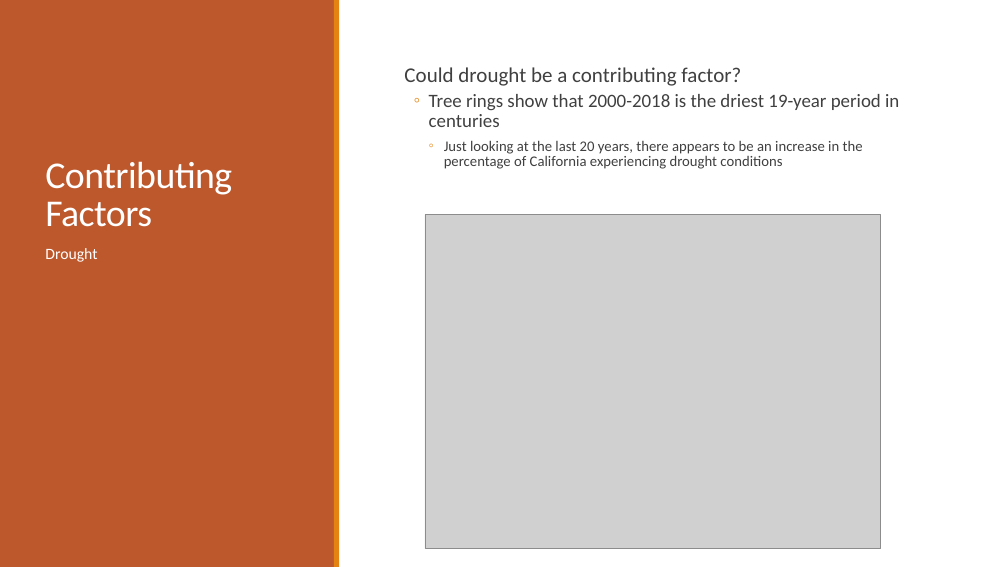
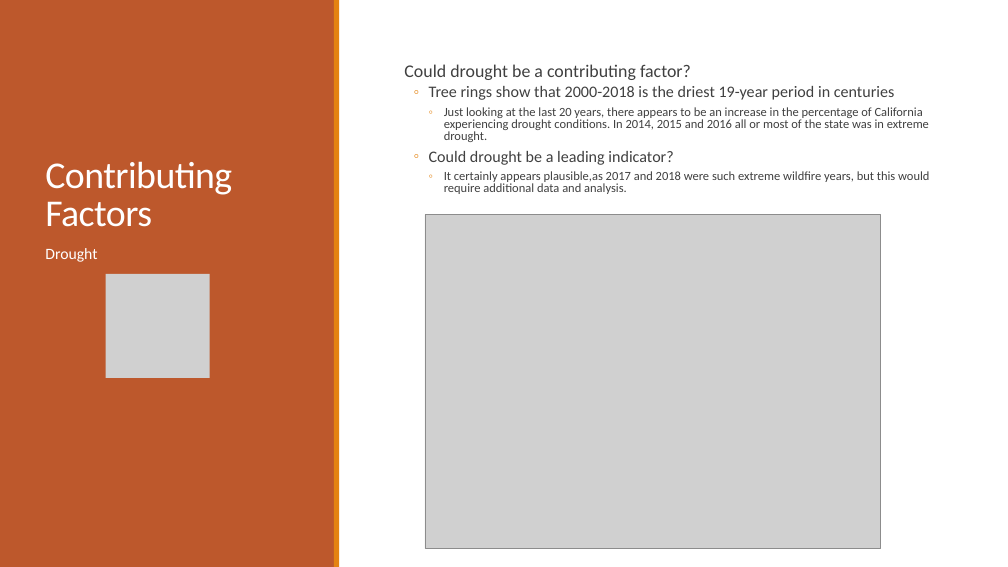
Before and after one commit to MThorpester/California-Wildfires, a slide deck: slide 10 of Margaret/Project Docs/CA Wildfire Dashboard Pres.pptx (slide 11 before the commit). Drawn at 1008x567 pixels with LibreOffice and Linux fonts; fonts in the diff are those of the drawing; grey boxes stand for pictures. Boxes give left, top, right and bottom in pixels: in the first picture for what was removed or moved away, otherwise in the second. Text is boxed around its words. In the diff, an @@ line names an element or a change of style, - is before the commit and + after.

```diff
--- a/Margaret/Project Docs/CA Wildfire Dashboard Pres.pptx
+++ b/Margaret/Project Docs/CA Wildfire Dashboard Pres.pptx
@@ text at (x1=404, y1=64, x2=895, y2=100): size 20 to 17 pt in "Could drought be a contributing factor?"; size 18 to 15.3 pt in "Tree rings show that 2000-2018 is the ..."; line spacing 0.9 to 0.8 @@
@@ text at (x1=429, y1=107, x2=929, y2=194): text changed; size 14 to 11.9 pt @@
-    ◦ Just looking at the last 20 years, there appears to be an increase in the percentage of California experiencing drought conditions
+    ◦ Just looking at the last 20 years, there appears to be an increase in the percentage of California experiencing drought conditions. In 2014, 2015 and 2016 all or most of the state was in extreme drought.
+  ◦ Could drought be a leading indicator?
+    ◦ It certainly appears plausible,as 2017 and 2018 were such extreme wildfire years, but this would require additional data and analysis.
@@ picture added at (x1=106, y1=274, x2=210, y2=378) @@
```
Also in this commit, not shown: 8 other slides changed, 1 slide removed, 8 other files.
